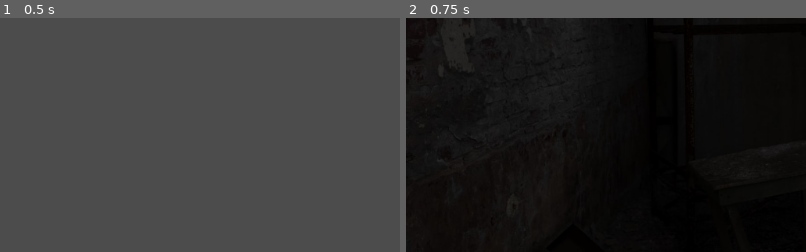
Above: before the commit, frames 1-2 (left to right).
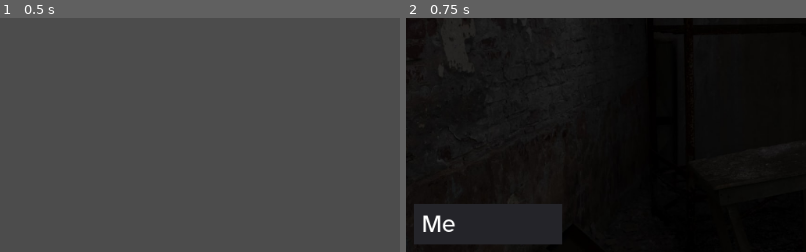
Above: after the commit, the same moments.

Repository: xuvatilavv/WillowTappingGame
Game: Godot game, scene res://ui/MainMenu.tscn
The game is run twice, just before and just after one commit, with the same random seed, the same clock (stepped at 60 frames per second) and the same inputs.
Inputs:
- Up to frame 1 (0.5 s): no input
- Up to frame 2 (0.75 s): click "Start" at 0.5 s
The pictures show only the part of the screen within x 0-50%, y 32-82%; the shares and areas given below are measured in that part.

Frame 1 is identical in both runs. In frame 2, 5.6% of the frame differs, in the area x 2-39%, y 79-97%.

Commit message:
Add speaker name

Diff:
--- a/scenes/MultipleChoiceScene.tscn
+++ b/scenes/MultipleChoiceScene.tscn
@@ -14,10 +14,10 @@
 [node name="DialogHud" parent="." instance=ExtResource( 2 )]
 
 [node name="KnockProgress" type="ProgressBar" parent="."]
-margin_left = 118.0
-margin_top = 413.0
-margin_right = 901.0
-margin_bottom = 468.0
+margin_left = 113.0
+margin_top = 27.0
+margin_right = 896.0
+margin_bottom = 82.0
 theme = ExtResource( 3 )
 percent_visible = false
 
--- a/ui/DialogHud.tscn
+++ b/ui/DialogHud.tscn
@@ -31,3 +31,25 @@
 text = "PLACEHOLDER"
 scroll_active = false
 script = ExtResource( 1 )
+
+[node name="SpeakerContainer" type="MarginContainer" parent="."]
+anchor_top = 1.0
+anchor_bottom = 1.0
+margin_left = 10.0
+margin_top = -172.0
+margin_right = 200.0
+margin_bottom = -120.0
+theme = ExtResource( 4 )
+
+[node name="Panel" type="Panel" parent="SpeakerContainer"]
+margin_right = 190.0
+margin_bottom = 52.0
+
+[node name="Label" type="Label" parent="SpeakerContainer/Panel"]
+anchor_right = 1.0
+anchor_bottom = 1.0
+margin_left = 10.0
+margin_top = 10.0
+margin_right = -10.0
+margin_bottom = -10.0
+text = "PLACEHOLDER"
--- a/ui/MessageBox.gd
+++ b/ui/MessageBox.gd
@@ -33,7 +33,13 @@
 		label.text = ""
 		emit_signal("messages_finished")
 		return
-	label.text = tr(_messages.pop_front())
+	var new: String = _messages.pop_front()
+	label.text = tr(new)
+	#HACK
+	if new.begins_with("INTERVIEWER"):
+		$SpeakerContainer/Panel/Label.text = "Interviewer"
+	else:
+		$SpeakerContainer/Panel/Label.text = "Me"
 
 
 func _unhandled_input(event):
